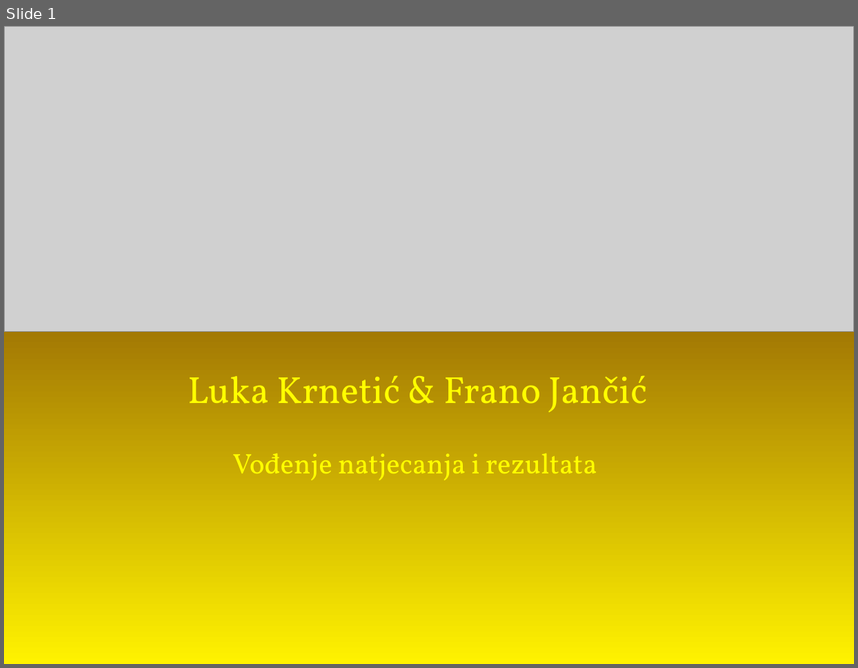
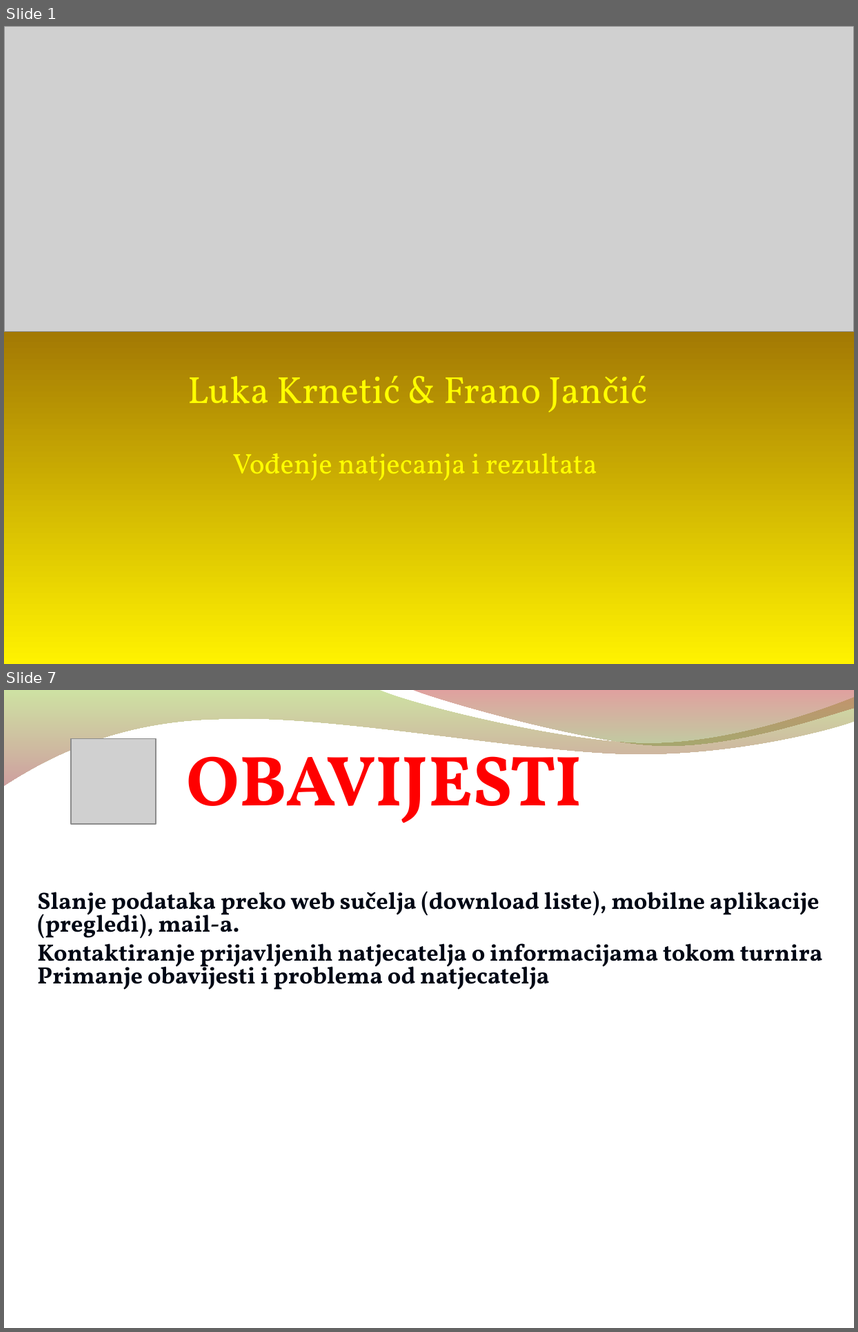
Before and after one commit to vidra74/Futura, a slide deck: Prezentacija/Demo_prosinac2014/Finale_liveScorer.odp. Shown one above the other, each under a label of ours: slide 1 before the commit, slides 1 and 7 after it; the slides between them are not shown. The pictures are 858x668 and 858x1332 pixels, drawn with LibreOffice and Linux fonts; fonts in the diff are those of the drawing; grey boxes stand for pictures; background and template pictures are left out. Boxes give left, top, right and bottom in pixels: in the first picture for what was removed or moved away, otherwise in the second. Text is boxed around its words. In the diff, an @@ line names an element or a change of style, - is before the commit and + after.

```diff
--- a/Prezentacija/Demo_prosinac2014/Finale_liveScorer.odp
+++ b/Prezentacija/Demo_prosinac2014/Finale_liveScorer.odp
@@ slide 7 added at [4,690,854,1328], background picture (left out); not listed: 2 template elements that a slide beside it also shows @@
@@ picture added at [71,739,156,825] @@
@@ text added at [187,738,582,823], 60 pt, text #FF0000, bold @@
+OBAVIJESTI
@@ text added at [37,891,823,989], 20 pt, text #000714, bold @@
+Slanje podataka preko web sučelja (download liste), mobilne aplikacije (pregledi), mail-a.
+Kontaktiranje prijavljenih natjecatelja o informacijama tokom turnira Primanje obavijesti i problema od natjecatelja
```
Also in this commit, not shown: 6 other slides added, 7 slides removed, 11 other files.
